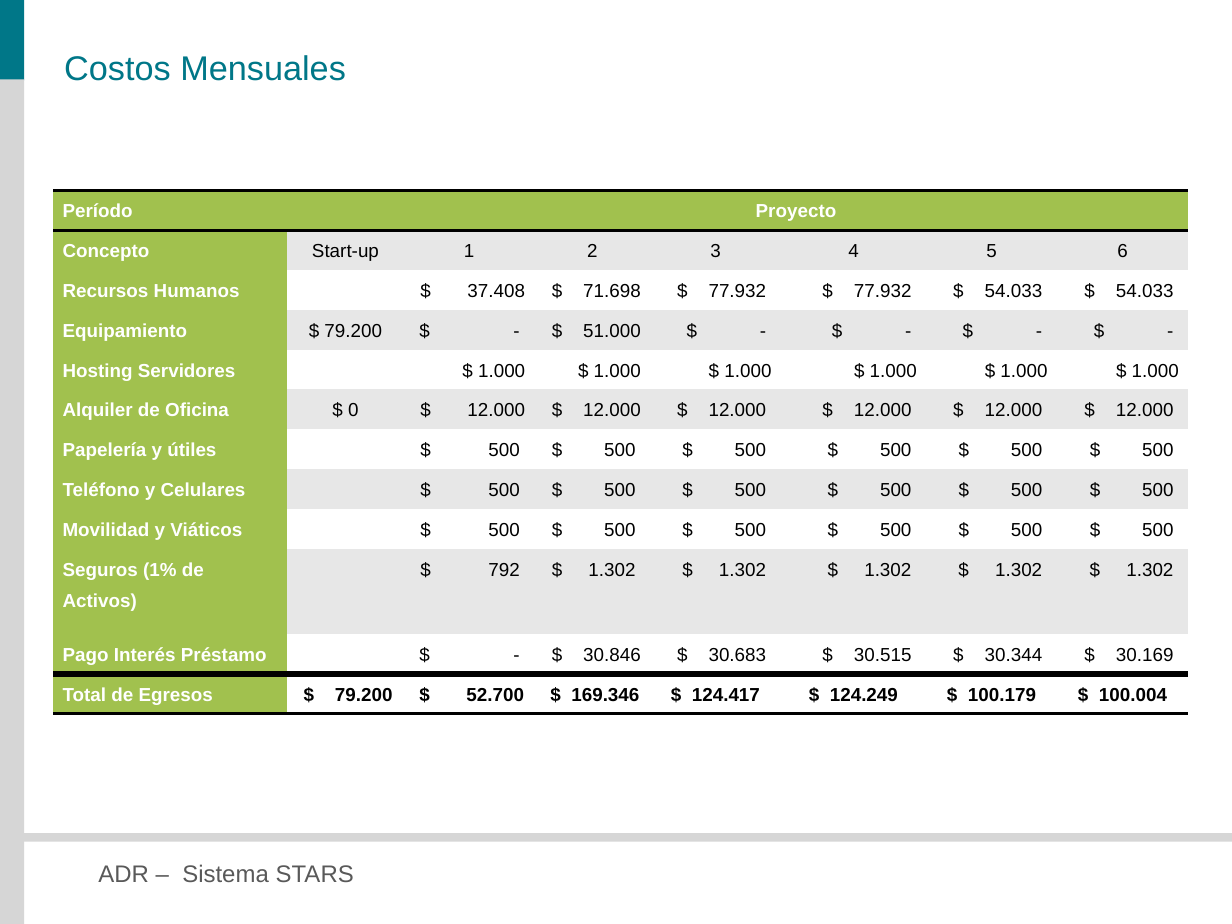
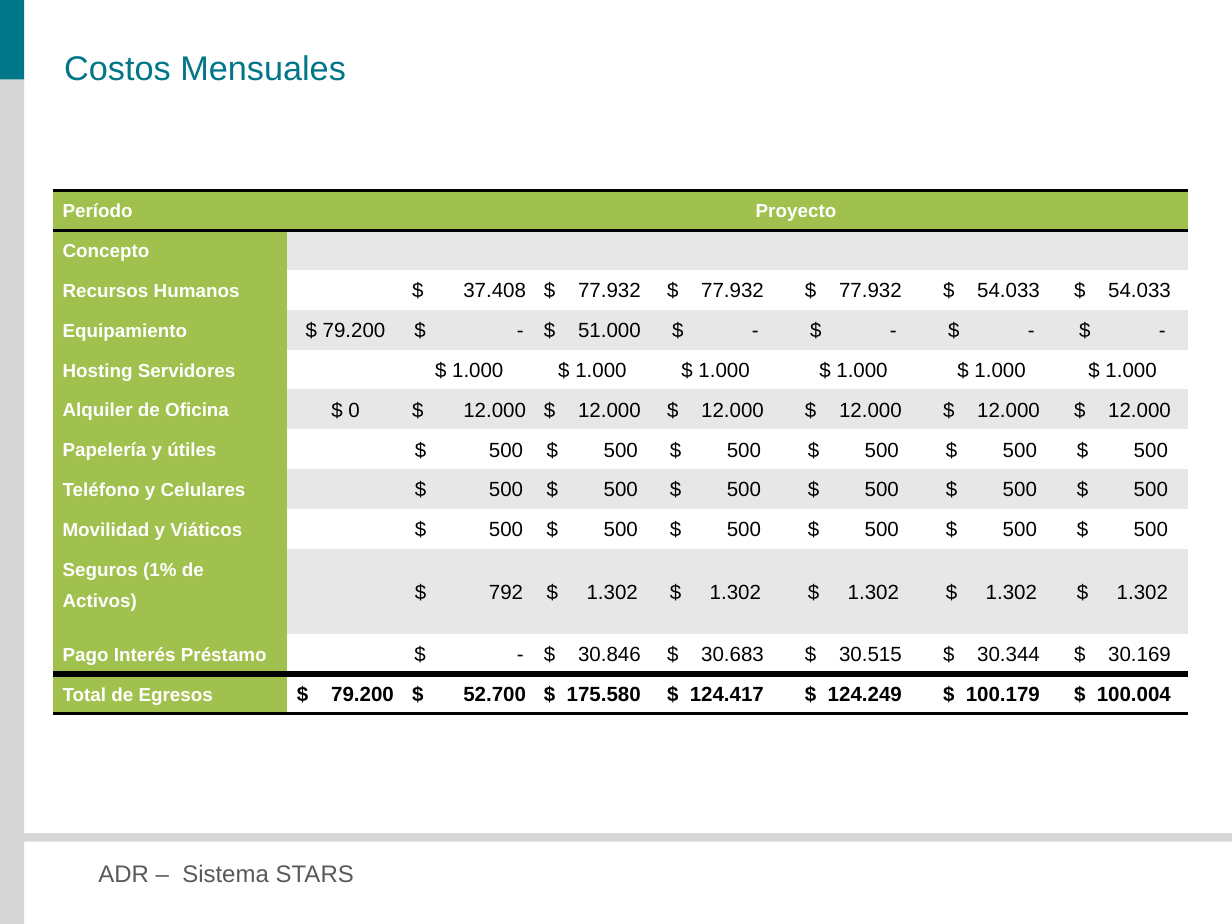
Before and after one commit to veritoreinoso/adr-2010, a slide deck: slide 33 of Presentacion.pptx. Drawn at 1232x924 pixels with LibreOffice and Linux fonts; fonts in the diff are those of the drawing. Boxes give left, top, right and bottom in pixels: in the first picture for what was removed or moved away, otherwise in the second. Text is boxed around its words. In the diff, an @@ line names an element or a change of style, - is before the commit and + after.

```diff
--- a/Presentacion.pptx
+++ b/Presentacion.pptx
@@ table at <box>53,191,1189,715</box> @@
-row 2: Concepto | Start-up | 1 | 2 | 3 | 4 | 5 | 6
+row 2: Concepto |  |  |  |  |  |  | 
-row 3, column 4: $ 71.698
+row 3, column 4: $ 77.932
-row 12, column 4: $ 169.346
+row 12, column 4: $ 175.580
@@ size 11 to 12 pt in "$ 37.408", "$ 77.932", "$ 77.932", "$ 54.033" and 57 more places @@
@@ alignment right to centre @@
@@ line spacing 1.5 to 1 @@
@@ less space between paragraphs @@
```
Also in this commit, not shown: 13 other slides changed, 1 other file.
